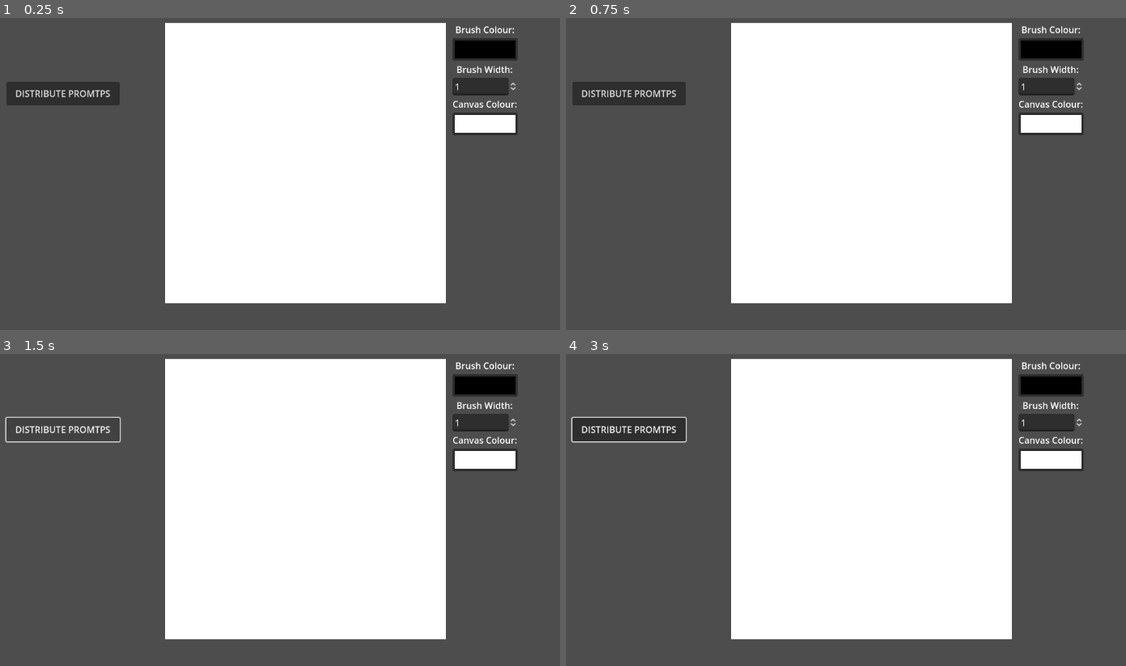
Above: before the commit, frames 1-4 (two rows, left to right).
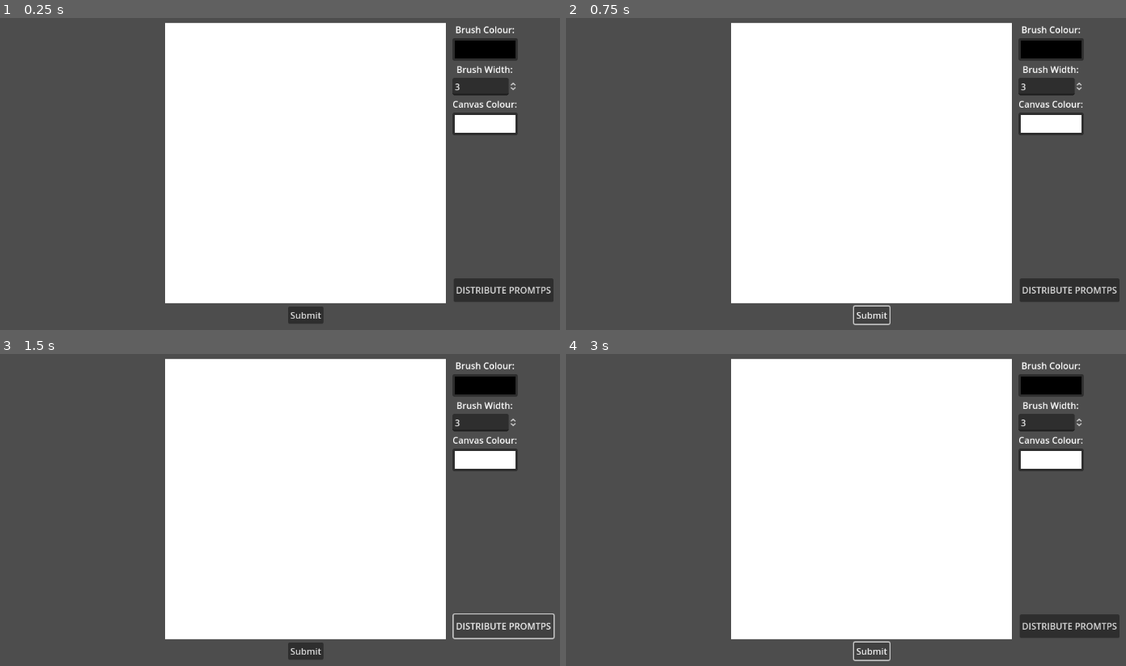
Above: after the commit, the same moments.

Repository: Klawneb/QuizzinMk3
Game: Godot game, scene res://Scenes/QuestionView/QuestionDrawing/QuestionDrawing.tscn
The game is run twice, just before and just after one commit, with the same random seed, the same clock (stepped at 60 frames per second) and the same inputs. This scene is started directly instead of the project's main scene.
Inputs (mouse positions are in pixels of both pictures, inside the frame that each line leads up to):
- Up to frame 1 (0.25 s): no input
- Up to frame 2 (0.75 s): click (874, 314) at 0.5 s, where only the run after the commit has a clickable "Submit"
- Up to frame 3 (1.5 s): click "DISTRIBUTE PROMTPS" at 1.25 s
- Up to frame 4 (3 s): click "DISTRIBUTE PROMTPS" at 2 s; click (874, 650) at 2.75 s, where only the run after the commit has a clickable "Submit"

The runs differ from the first frame. In frame 1, 3.0% of the frame differs, in the area x 1-99%, y 20-98%; in frame 2, 2.8%; in frame 3, 1.2%; in frame 4, 3.1%, in the area x 0-99%, y 19-99%.
Error before the commit: Invalid access to property or key 'prompts' on a base object of type 'Nil'. (res://Scenes/QuestionView/QuestionDrawing/QuestionDrawing.gd:71)
Error after the commit: Invalid access to property or key 'prompts' on a base object of type 'Nil'. (res://Scenes/QuestionView/QuestionDrawing/QuestionDrawing.gd:74)

Commit message:
add art question display

Diff:
--- /dev/null
+++ b/Assets/Resources/ArtQuestion.gd
@@ -0,0 +1,6 @@
+extends Question
+class_name ArtQuestion
+
+@export var line_data: Array
+@export var artist: String
+@export var canvas_color: Color
--- a/Assets/Resources/Question.gd
+++ b/Assets/Resources/Question.gd
@@ -6,6 +6,7 @@
 	IMAGE,
 	AUDIO,
 	DRAWING,
+	ART,
 	NONE
 }
 
--- a/Scenes/HostView/HostView.gd
+++ b/Scenes/HostView/HostView.gd
@@ -3,10 +3,17 @@
 @onready var question_list: VBoxContainer = %QuestionList
 
 func _ready() -> void:
+	QuestionManager.question_list_updated.connect(load_questions)
+
+	load_questions()
+
+func _on_reveal_answer_button_pressed() -> void:
+	QuestionManager.emit_reveal_answer.rpc()
+
+func load_questions():
+	Utils.remove_all_children(question_list)
+
 	for question in QuestionManager.question_list:
 		var question_list_item = load("res://Scenes/HostView/QuestionListItem/QuestionListItem.tscn").instantiate()
 		question_list_item.init(question)
 		question_list.add_child(question_list_item)
-
-func _on_reveal_answer_button_pressed() -> void:
-	QuestionManager.emit_reveal_answer.rpc()
--- /dev/null
+++ b/Scenes/QuestionView/QuestionArt/QuestionArt.gd
@@ -0,0 +1,21 @@
+extends QuestionBase
+
+@onready var center: Control = $Center
+@onready var main_text: Label = $MainText
+
+var lines: Array
+var canvas_color: Color = Color.WHITE
+
+func _ready() -> void:
+	lines = question.line_data
+	canvas_color = question.canvas_color
+	main_text.text = question.main_text
+
+func _draw() -> void:
+	draw_rect(Rect2(center.position + Vector2(-250,-250),  Vector2(500,500)), canvas_color)
+
+	# translate points to be relative to the canvas center
+	var transform = Transform2D(0, -center.position)
+	for line in lines:
+		if line.points.size() > 1:
+			draw_polyline(line.points * transform, line.color, line.width, false)
--- /dev/null
+++ b/Scenes/QuestionView/QuestionArt/QuestionArt.tscn
@@ -0,0 +1,42 @@
+[gd_scene load_steps=3 format=3 uid="uid://cg3yyyhupnb8o"]
+
+[ext_resource type="Script" path="res://Scenes/QuestionView/QuestionArt/QuestionArt.gd" id="1_qor7e"]
+
+[sub_resource type="LabelSettings" id="LabelSettings_ybwbc"]
+font_size = 20
+
+[node name="QuestionArt" type="Control"]
+layout_mode = 3
+anchors_preset = 15
+anchor_right = 1.0
+anchor_bottom = 1.0
+grow_horizontal = 2
+grow_vertical = 2
+size_flags_horizontal = 3
+size_flags_vertical = 3
+script = ExtResource("1_qor7e")
+
+[node name="Center" type="Control" parent="."]
+layout_mode = 1
+anchors_preset = 8
+anchor_left = 0.5
+anchor_top = 0.5
+anchor_right = 0.5
+anchor_bottom = 0.5
+grow_horizontal = 2
+grow_vertical = 2
+
+[node name="MainText" type="Label" parent="."]
+layout_mode = 1
+anchors_preset = 8
+anchor_left = 0.5
+anchor_top = 0.5
+anchor_right = 0.5
+anchor_bottom = 0.5
+offset_left = -20.0
+offset_top = -304.0
+offset_right = 20.0
+offset_bottom = -281.0
+grow_horizontal = 2
+grow_vertical = 2
+label_settings = SubResource("LabelSettings_ybwbc")
--- a/Scenes/QuestionView/QuestionDrawing/QuestionDrawing.gd
+++ b/Scenes/QuestionView/QuestionDrawing/QuestionDrawing.gd
@@ -1,15 +1,18 @@
 extends QuestionBase
 
 @onready var center: Control = $Center
-@onready var prompt_label: Label = $Center/PromptLabel
+@onready var prompt_label: Label = $Center/PromptContainer/PromptLabel
 @onready var distribute_prompts_button: Button = $DistributePromptsButton
+@onready var prompt_container: VBoxContainer = $Center/PromptContainer
 
 var lines: Array = []
 var left_mouse_pressed: bool = false
 
 var brush_color: Color = Color.BLACK
-var brush_width: int = 1
+var brush_width: int = 3
 var canvas_color: Color = Color.WHITE
+var prompt: String = ""
+var id: String = uuid.v4()
 
 func _ready() -> void:
 	QuestionManager.prompt_received.connect(on_prompt_received)
@@ -18,7 +21,6 @@
 		distribute_prompts_button.visible = true
 
 func _input(event: InputEvent) -> void:
-	var mouse_event = event as InputEventMouse
 	if event.is_action_pressed("left_mouse"):
 		left_mouse_pressed = true
 		add_new_line(brush_color, brush_width)
@@ -64,8 +66,12 @@
 	brush_width = value
 
 func on_prompt_received(prompt: String):
+	prompt_container.visible = true
 	prompt_label.text = prompt
-
+	self.prompt = prompt
 
 func _on_distribute_prompts_button_pressed() -> void:
 	QuestionManager.distribute_prompts(question.prompts)
+
+func _on_button_pressed() -> void:
+	QuestionManager.add_art_question.rpc_id(1, NetworkManager.username, lines, prompt, canvas_color, id)
--- a/Scenes/QuestionView/QuestionDrawing/QuestionDrawing.tscn
+++ b/Scenes/QuestionView/QuestionDrawing/QuestionDrawing.tscn
@@ -1,6 +1,12 @@
-[gd_scene load_steps=2 format=3 uid="uid://bh8gkcnf7vuu5"]
+[gd_scene load_steps=4 format=3 uid="uid://bh8gkcnf7vuu5"]
 
 [ext_resource type="Script" path="res://Scenes/QuestionView/QuestionDrawing/QuestionDrawing.gd" id="1_mcdh6"]
+
+[sub_resource type="LabelSettings" id="LabelSettings_vbs7m"]
+font_size = 12
+
+[sub_resource type="LabelSettings" id="LabelSettings_yl24p"]
+font_size = 24
 
 [node name="QuestionDrawing" type="Control"]
 layout_mode = 3
@@ -54,7 +60,7 @@
 [node name="BrushWidth" type="SpinBox" parent="Center/VBoxContainer"]
 layout_mode = 2
 max_value = 50.0
-value = 1.0
+value = 3.0
 
 [node name="Label3" type="Label" parent="Center/VBoxContainer"]
 layout_mode = 2
@@ -66,31 +72,66 @@
 layout_mode = 2
 color = Color(1, 1, 1, 1)
 
-[node name="PromptLabel" type="Label" parent="Center"]
+[node name="PromptContainer" type="VBoxContainer" parent="Center"]
+visible = false
 layout_mode = 1
 anchors_preset = 8
 anchor_left = 0.5
 anchor_top = 0.5
 anchor_right = 0.5
 anchor_bottom = 0.5
-offset_left = -20.0
-offset_top = -272.5
-offset_right = 20.0
-offset_bottom = -249.5
+offset_left = -39.0
+offset_top = -320.0
+offset_right = 39.0
+offset_bottom = -262.0
 grow_horizontal = 2
 grow_vertical = 2
 
+[node name="Label" type="Label" parent="Center/PromptContainer"]
+layout_mode = 2
+text = "Your prompt:"
+label_settings = SubResource("LabelSettings_vbs7m")
+horizontal_alignment = 1
+
+[node name="PromptLabel" type="Label" parent="Center/PromptContainer"]
+layout_mode = 2
+label_settings = SubResource("LabelSettings_yl24p")
+horizontal_alignment = 1
+
 [node name="DistributePromptsButton" type="Button" parent="."]
 visible = false
-layout_mode = 0
-offset_left = 43.0
-offset_top = 179.0
-offset_right = 245.0
-offset_bottom = 221.0
+layout_mode = 1
+anchors_preset = 8
+anchor_left = 0.5
+anchor_top = 0.5
+anchor_right = 0.5
+anchor_bottom = 0.5
+offset_left = 264.0
+offset_top = 206.0
+offset_right = 442.0
+offset_bottom = 248.0
+grow_horizontal = 2
+grow_vertical = 2
 text = "DISTRIBUTE PROMTPS"
+
+[node name="Button" type="Button" parent="."]
+layout_mode = 1
+anchors_preset = 8
+anchor_left = 0.5
+anchor_top = 0.5
+anchor_right = 0.5
+anchor_bottom = 0.5
+offset_left = -31.5
+offset_top = 256.0
+offset_right = 31.5
+offset_bottom = 287.0
+grow_horizontal = 2
+grow_vertical = 2
+text = "Submit"
 
 [connection signal="minimum_size_changed" from="." to="." method="_on_minimum_size_changed"]
 [connection signal="color_changed" from="Center/VBoxContainer/BrushColor" to="." method="_on_brush_color_color_changed"]
 [connection signal="value_changed" from="Center/VBoxContainer/BrushWidth" to="." method="_on_brush_width_value_changed"]
 [connection signal="color_changed" from="Center/VBoxContainer/CanvasColor" to="." method="_on_canvas_color_color_changed"]
 [connection signal="pressed" from="DistributePromptsButton" to="." method="_on_distribute_prompts_button_pressed"]
+[connection signal="pressed" from="Button" to="." method="_on_button_pressed"]
--- a/Scenes/QuestionView/QuestionView.gd
+++ b/Scenes/QuestionView/QuestionView.gd
@@ -7,7 +7,8 @@
 	Question.QuestionType.TEXT: "res://Scenes/QuestionView/QuestionText/QuestionText.tscn",
 	Question.QuestionType.IMAGE: "res://Scenes/QuestionView/QuestionImage/QuestionImage.tscn",
 	Question.QuestionType.AUDIO: "res://Scenes/QuestionView/QuestionAudio/QuestionAudio.tscn",
-	Question.QuestionType.DRAWING: "res://Scenes/QuestionView/QuestionDrawing/QuestionDrawing.tscn"
+	Question.QuestionType.DRAWING: "res://Scenes/QuestionView/QuestionDrawing/QuestionDrawing.tscn",
+	Question.QuestionType.ART: "res://Scenes/QuestionView/QuestionArt/QuestionArt.tscn"
 }
 
 var AnswerScenes = {
--- a/Scripts/Autoload/QuestionManager.gd
+++ b/Scripts/Autoload/QuestionManager.gd
@@ -8,6 +8,7 @@
 signal audio_played
 signal audio_stopped
 signal prompt_received
+signal question_list_updated
 
 var current_question
 
@@ -18,6 +19,33 @@
 		questions.append(load("res://Assets/Resources/Questions/" + file))
 
 	return questions
+
+@rpc('any_peer', 'call_local', 'reliable')
+func add_art_question(artist: String, line_data: Array, prompt: String, canvas_color: Color, id: String) -> void:
+	if question_exists(id):
+		remove_question_id(id)
+	var question = ArtQuestion.new()
+	question.artist = artist
+	question.line_data = line_data
+	question.answers.append(prompt)
+	question.question_type = question.QuestionType.ART
+	question.answer_type = question.AnswerType.TEXT
+	question.id = id
+	question.main_text = artist + "'s drawing"
+	question.canvas_color = canvas_color
+	question_list.append(question)
+	question_list_updated.emit()
+
+func question_exists(id: String):
+	for question in question_list:
+		if question.id == id:
+			return true
+	return false
+
+func remove_question_id(id: String):
+	for question in question_list:
+		if question.id == id:
+			question_list.erase(question)
 
 #Broadcast the question to load to everyone
 @rpc("authority", "call_local", "reliable")
